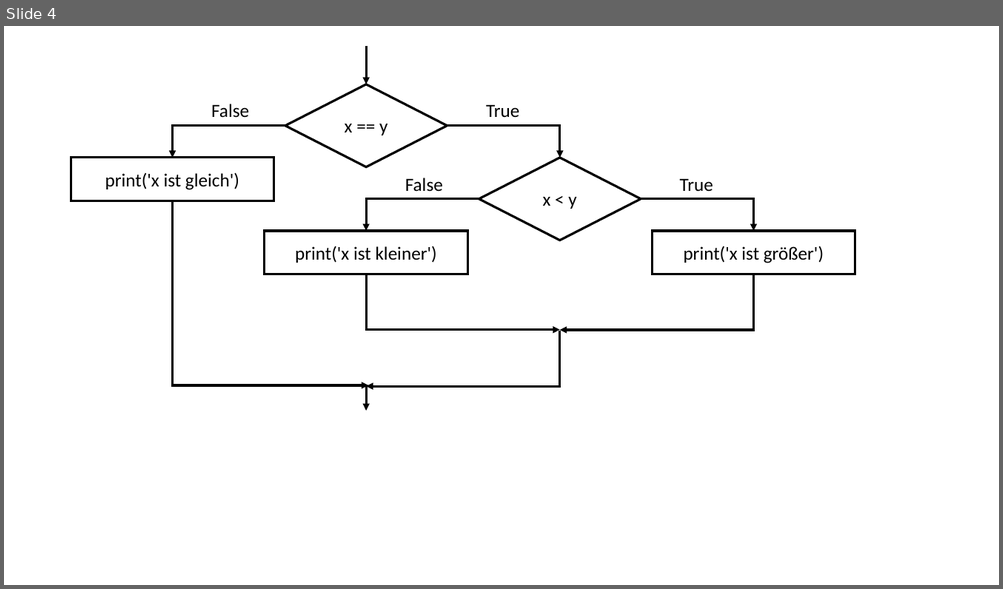
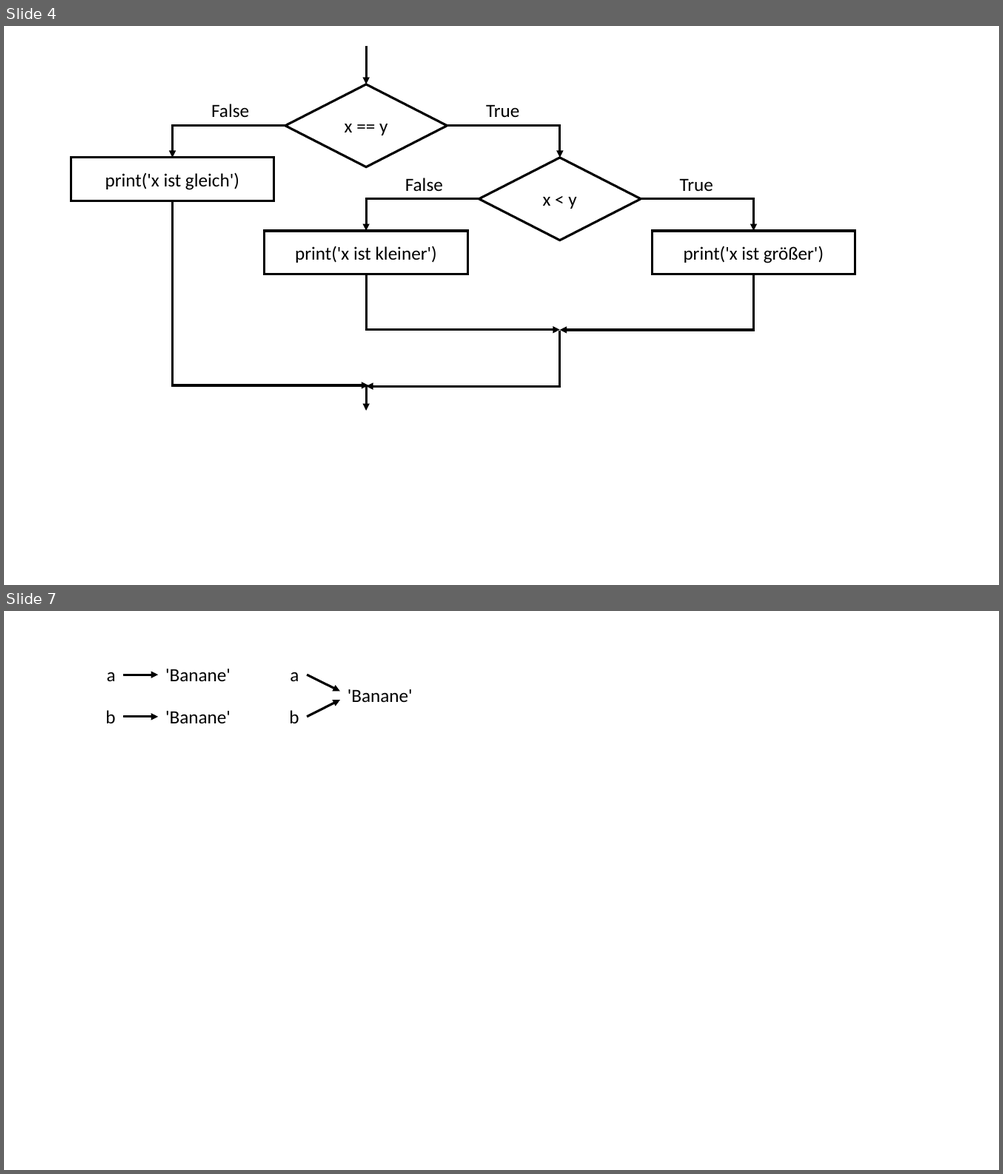
Before and after one commit to fhswf/py4e, a slide deck: images/de/images.pptx. Shown one above the other, each under a label of ours: slide 4 before the commit, slides 4 and 7 after it; the slides between them are not shown. The pictures are 1003x589 and 1003x1174 pixels, drawn with LibreOffice and Linux fonts; fonts in the diff are those of the drawing. Boxes give left, top, right and bottom in pixels: in the first picture for what was removed or moved away, otherwise in the second. Text is boxed around its words. In the diff, an @@ line names an element or a change of style, - is before the commit and + after.

```diff
--- a/images/de/images.pptx
+++ b/images/de/images.pptx
@@ slide 7 added at (x1=4, y1=611, x2=999, y2=1170), background #FFFFFF @@
@@ text added at (x1=107, y1=672, x2=116, y2=681), 18 pt, text #000000 @@
+a
@@ arrow added from (123, 675) to (158, 675), #000000 2.25 pt @@
@@ text added at (x1=165, y1=669, x2=230, y2=681), 18 pt, text #000000 @@
+'Banane'
@@ text added at (x1=290, y1=672, x2=299, y2=681), 18 pt, text #000000 @@
+a
@@ arrow added from (307, 675) to (340, 692), #000000 2.25 pt @@
@@ text added at (x1=347, y1=689, x2=412, y2=703), 18 pt, text #000000 @@
+'Banane'
@@ text added at (x1=105, y1=710, x2=115, y2=723), 18 pt, text #000000 @@
+b
@@ arrow added from (123, 717) to (158, 717), #000000 2.25 pt @@
@@ text added at (x1=165, y1=711, x2=230, y2=723), 18 pt, text #000000 @@
+'Banane'
@@ text added at (x1=289, y1=710, x2=299, y2=723), 18 pt, text #000000 @@
+b
@@ arrow added from (307, 717) to (340, 700), #000000 2.25 pt @@
```
Also in this commit, not shown: 2 other slides added, 3 other files.
